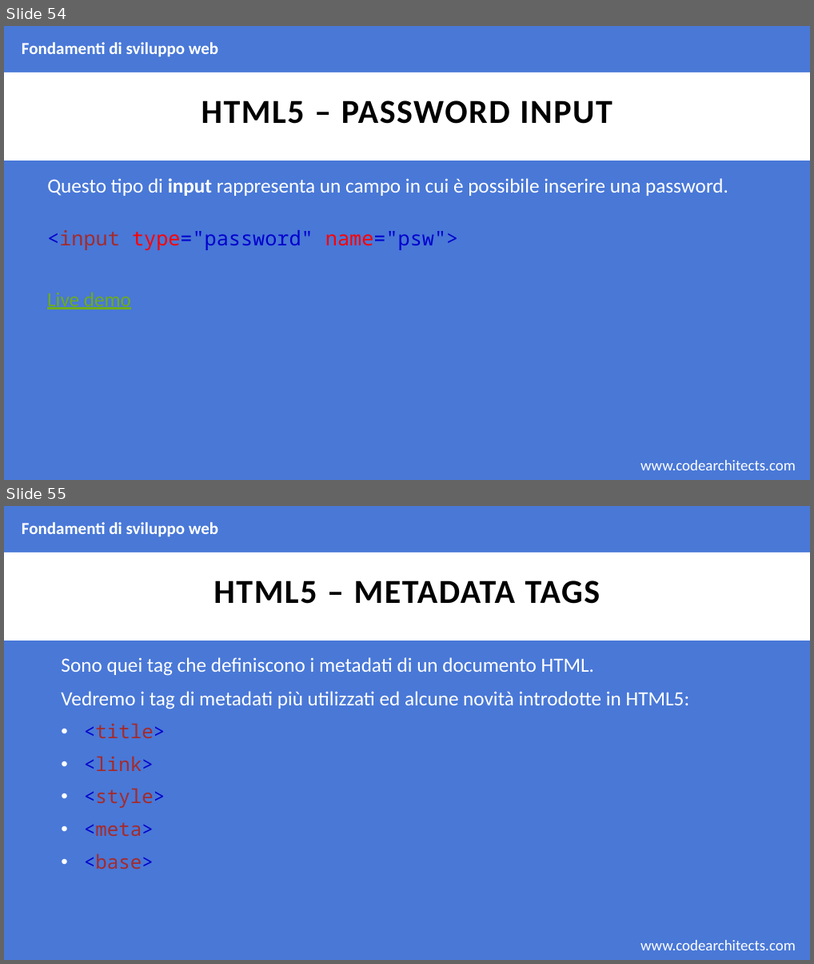
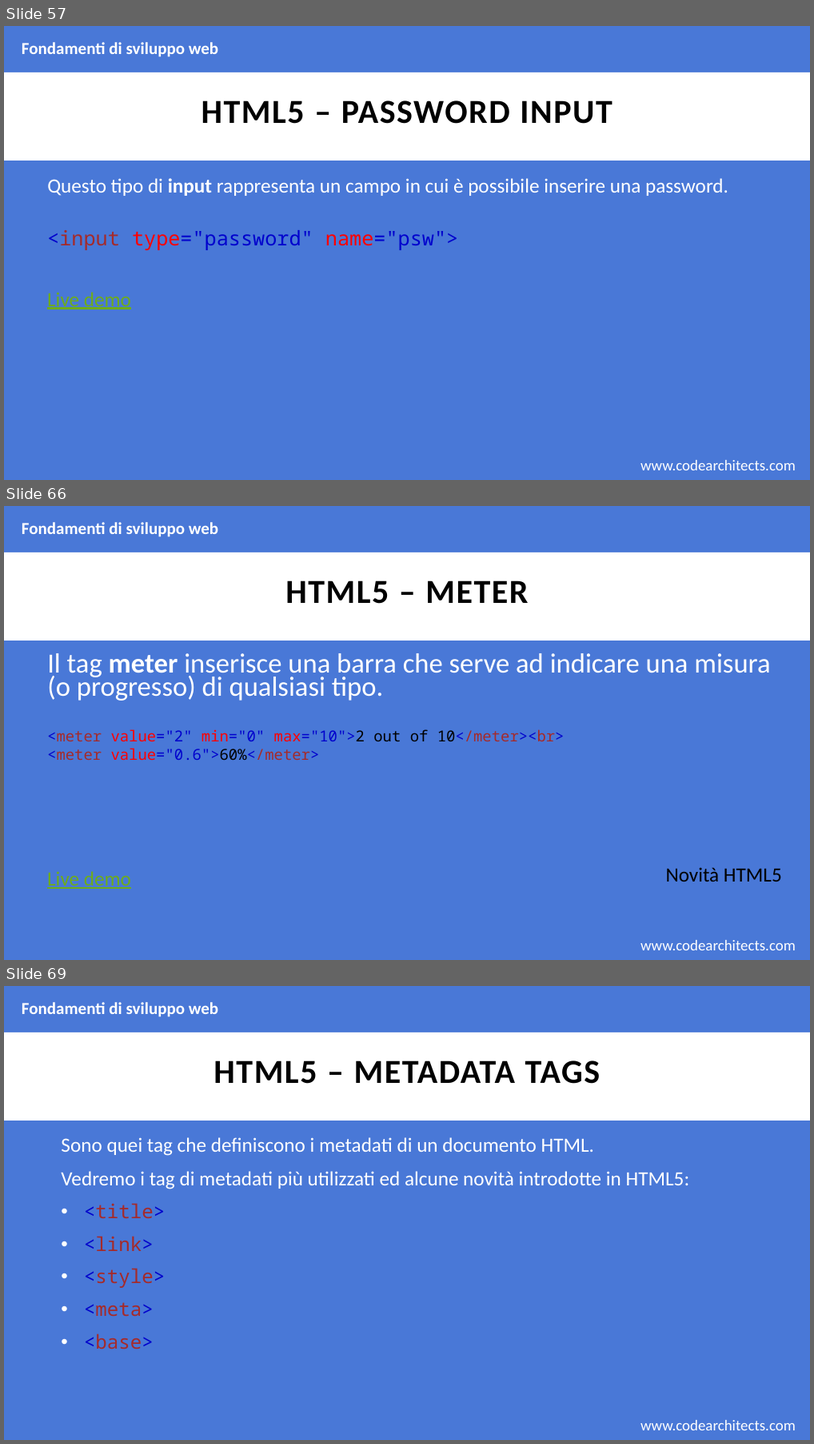
Before and after one commit to CodeArchitectsTraining/fondamenti-sviluppo-web-29052018, a slide deck: slides/html.pptx. Shown one above the other, each under a label of ours: slides 54 and 55 before the commit, slides 57, 66 and 69 after it; the slides between them are not shown. The pictures are 814x964 and 814x1444 pixels, drawn with LibreOffice and Linux fonts; fonts in the diff are those of the drawing; background and template pictures are left out. Boxes give left, top, right and bottom in pixels: in the first picture for what was removed or moved away, otherwise in the second. Text is boxed around its words. In the diff, an @@ line names an element or a change of style, - is before the commit and + after.

Commit message:
completed html, needs revision

```diff
--- a/slides/html.pptx
+++ b/slides/html.pptx
@@ slide 66 added at (x1=4, y1=506, x2=810, y2=960), background #4978D7; not listed: 2 template elements that a slide beside it also shows @@
@@ text added at (x1=22, y1=522, x2=218, y2=537), 20 pt, text #FFFFFF, bold @@
+Fondamenti di sviluppo web
@@ title added at (x1=286, y1=580, x2=528, y2=604), 40 pt, text #000000, bold @@
+HTML5 – METER
@@ text added at (x1=47, y1=653, x2=770, y2=700), 33 pt, text #FFFFFF @@
+Il tag meter inserisce una barra che serve ad indicare una misura (o progresso) di qualsiasi tipo.
@@ text added at (x1=47, y1=729, x2=565, y2=760), 18 pt, text #0000CD @@
+<meter value="2" min="0" max="10">2 out of 10</meter><br>
+<meter value="0.6">60%</meter>
@@ text added at (x1=47, y1=871, x2=131, y2=888), 24 pt, text #6EAC1C, underline @@
+Live demo
@@ text added at (x1=666, y1=867, x2=782, y2=881), 24 pt, text #000000 @@
+Novità HTML5
@@ what was slide 54 is now slide 57 @@
@@ what was slide 55 is now slide 69 @@
```
Also in this commit, not shown: 1 slide changed, 18 other slides added, 1 other file.
